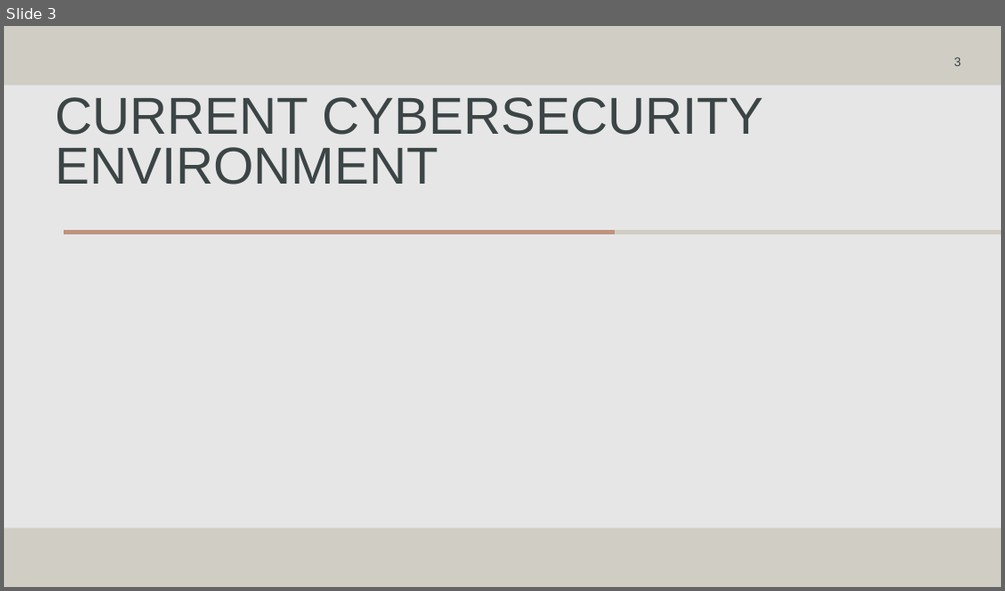
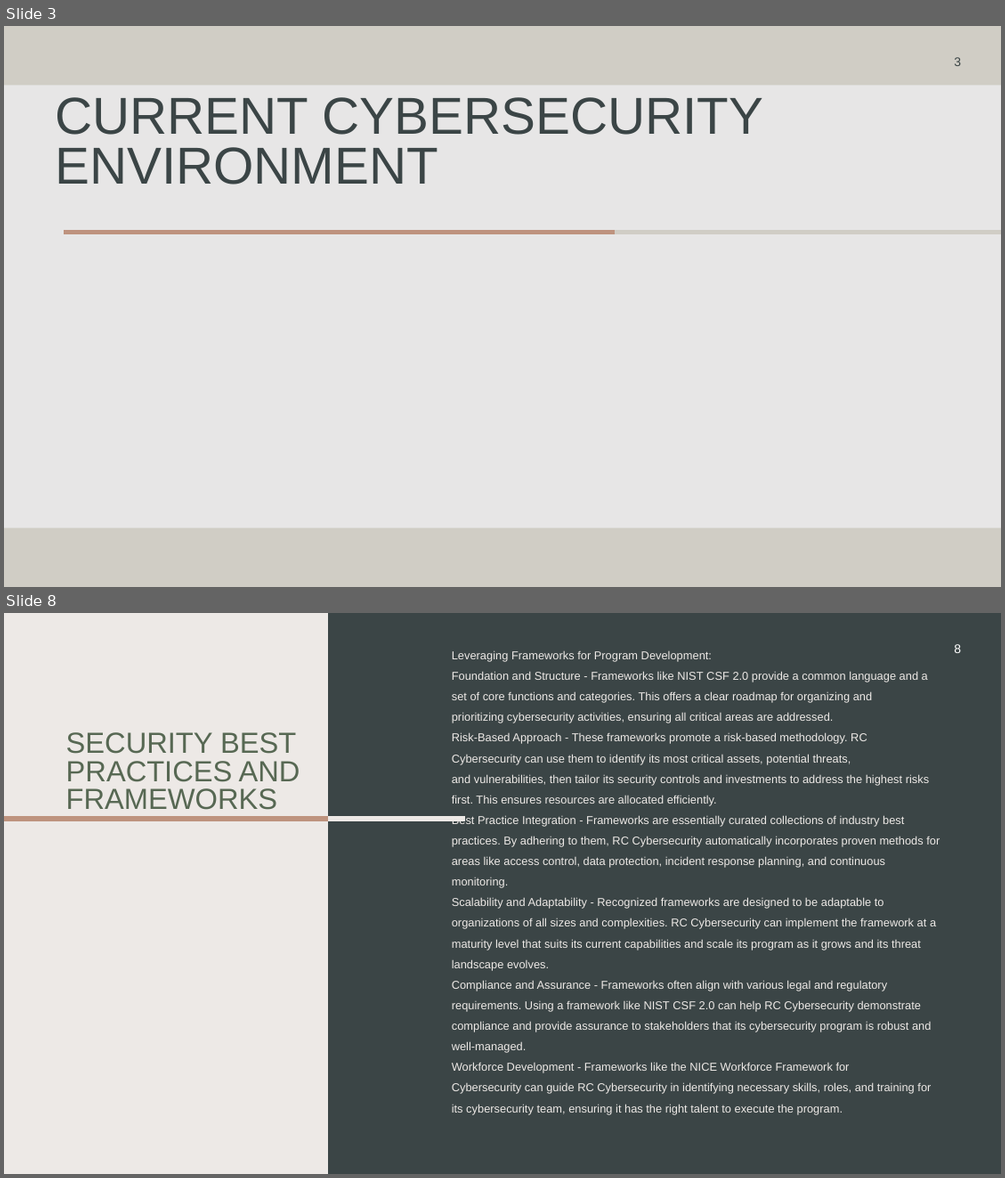
Before and after one commit to rcoon1/GCU-Masters, a slide deck: CYB-690/Topic 2/Security Framework RCoon.pptx. Shown one above the other, each under a label of ours: slide 3 before the commit, slides 3 and 8 after it; the slides between them are not shown. The pictures are 1005x591 and 1005x1178 pixels, drawn with LibreOffice and Linux fonts; fonts in the diff are those of the drawing. Boxes give left, top, right and bottom in pixels: in the first picture for what was removed or moved away, otherwise in the second. Text is boxed around its words. In the diff, an @@ line names an element or a change of style, - is before the commit and + after.

Commit message:
update

```diff
--- a/CYB-690/Topic 2/Security Framework RCoon.pptx
+++ b/CYB-690/Topic 2/Security Framework RCoon.pptx
@@ slide 8 added at [4, 613, 1001, 1174], background #EDE9E6 @@
@@ rectangle added at [328, 613, 1001, 1174], fill #3B4546 @@
@@ text added at [452, 650, 939, 1114], 11 pt, text #EDE9E6 @@
+Leveraging Frameworks for Program Development:
+Foundation and Structure - Frameworks like NIST CSF 2.0 provide a common language and a set of core functions and categories. This offers a clear roadmap for organizing and prioritizing cybersecurity activities, ensuring all critical areas are addressed.
+Risk-Based Approach - These frameworks promote a risk-based methodology. RC Cybersecurity can use them to identify its most critical assets, potential threats, and vulnerabilities, then tailor its security controls and investments to address the highest risks first. This ensures resources are allocated efficiently.
+Best Practice Integration - Frameworks are essentially curated collections of industry best practices. By adhering to them, RC Cybersecurity automatically incorporates proven methods for areas like access control, data protection, incident response planning, and continuous monitoring.
+Scalability and Adaptability - Recognized frameworks are designed to be adaptable to organizations of all sizes and complexities. RC Cybersecurity can implement the framework at a maturity level that suits its current capabilities and scale its program as it grows and its threat landscape evolves.
+Compliance and Assurance - Frameworks often align with various legal and regulatory requirements. Using a framework like NIST CSF 2.0 can help RC Cybersecurity demonstrate compliance and provide assurance to stakeholders that its cybersecurity program is robust and well-managed.
+Workforce Development - Frameworks like the NICE Workforce Framework for Cybersecurity can guide RC Cybersecurity in identifying necessary skills, roles, and training for its cybersecurity team, ensuring it has the right talent to execute the program.
@@ page number added at [954, 644, 961, 653], 12 pt, text #FFFFFF @@
+8
@@ title added at [66, 732, 300, 810], 28 pt, text #576853 @@
+SECURITY BEST PRACTICES AND FRAMEWORKS
@@ line added from (4, 819) to (328, 819), #BE937E 4.5 pt @@
@@ line added from (328, 819) to (465, 819), #EDE9E6 4.5 pt @@
```
Also in this commit, not shown: 8 other slides added, 7 slides removed.
